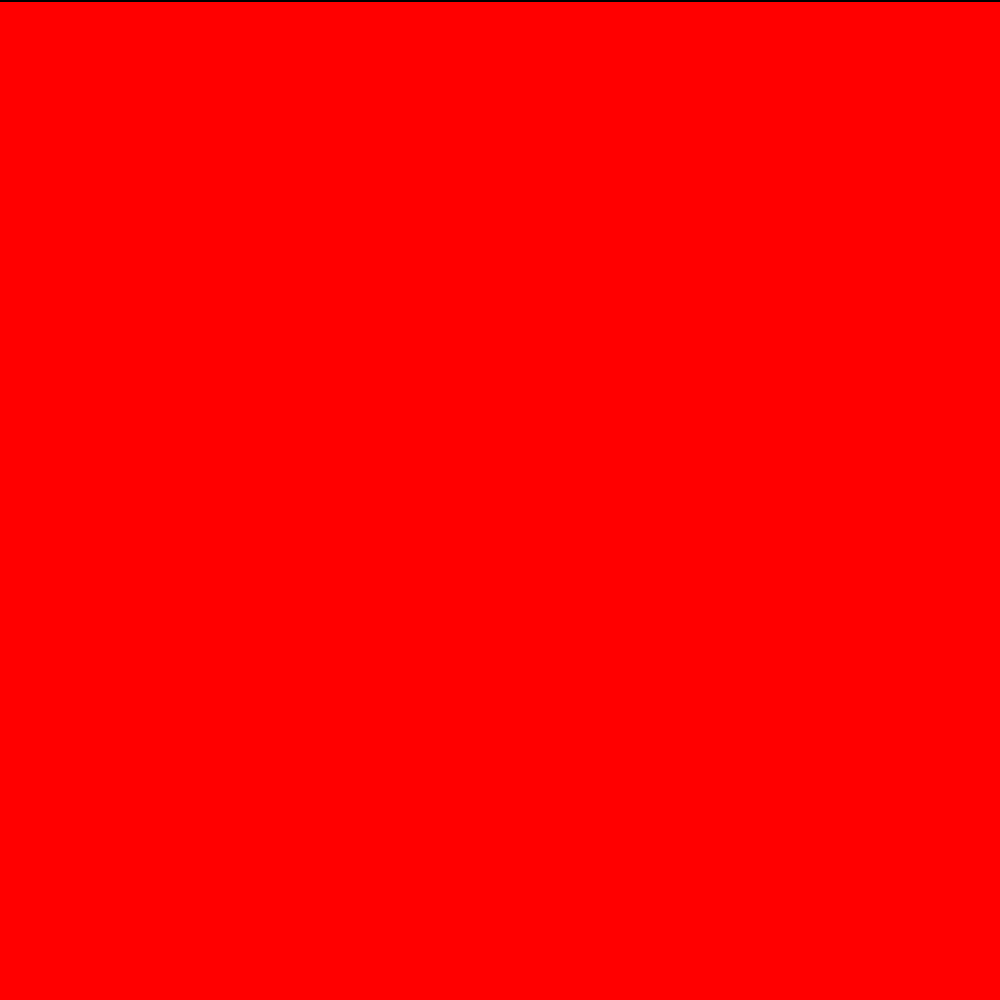
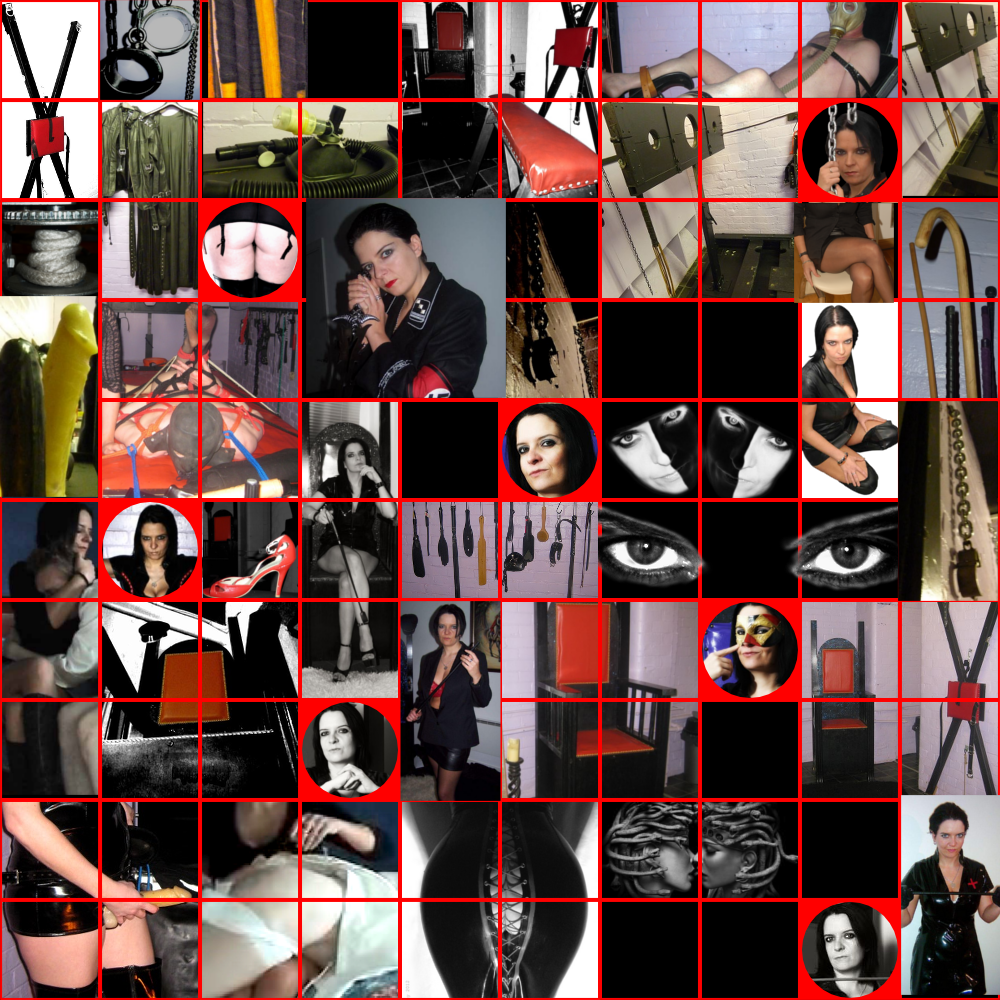
Layer changes from the first 1000 x 1000 image to the second:
added layer "Eyes01v02.png" above "70.jpg" over [598, 502, 898, 592]
added layer "70.jpg" above "129.jpg" over [400, 601, 501, 801]
added layer "129.jpg" above "e3.jpg" over [901, 795, 1000, 995]
added layer "e3.jpg" above "dsc_2463.jpg" over [306, 198, 506, 398]
added layer "dsc_2463.jpg" above "a34.jpg" over [794, 203, 894, 303]
added layer "a34.jpg" above "a28.jpg" over [898, 401, 998, 601]
added layer "a28.jpg" above "a27.jpg" over [100, 0, 200, 100]
added layer "a27.jpg" above "a24.jpg" over [208, 0, 308, 98]
added layer "a24.jpg" above "Layer #1" over [0, 296, 98, 497]
hid "Layer #1" over [0, 0, 1000, 1000]
hid "Layer" over [0, 2, 1000, 1000]
hid "Background copy" over [0, 0, 1000, 1000]
painted on "Pasted Layer" over [0, 0, 1000, 1000]
added layer "Picture 4.png" above "018.jpg" over [200, 801, 400, 1000]
added layer "018.jpg" above "34.jpg" over [0, 495, 99, 795]
added layer "34.jpg" above "a20.jpg" over [103, 502, 203, 598]
added layer "a20.jpg" above "a23.jpg #1" over [102, 102, 199, 299]
added layer "a23.jpg #1" above "a31.jpg" over [902, 0, 1000, 196]
added layer "a31.jpg" above "a25.jpg" over [499, 204, 598, 404]
added layer "a25.jpg" above "b03.jpg" over [203, 102, 403, 200]
added layer "b03.jpg" above "24.jpg" over [599, 0, 899, 98]
added layer "24.jpg" above "15.jpg" over [802, 901, 898, 998]
added layer "15.jpg" above "B52.png" over [302, 702, 398, 798]
added layer "B52.png" above "PLHomepage01v01.png" over [808, 103, 903, 203]
